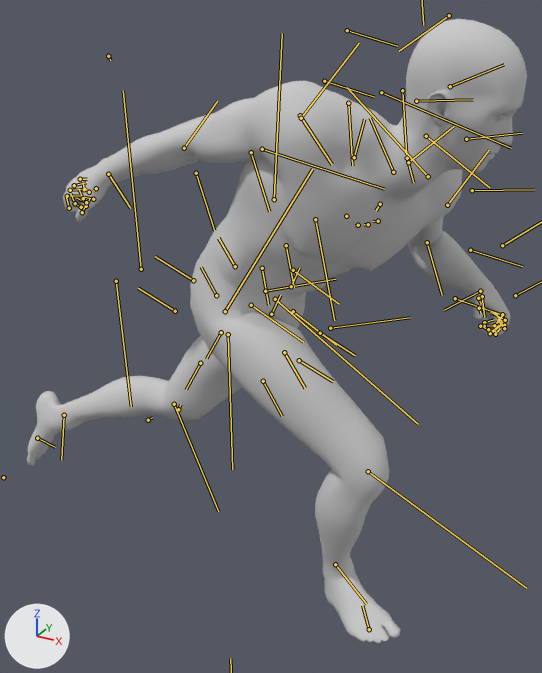
The FBX model Character/Animation/ZWM/Locmotion/Anim_ChongLoop_LR.FBX: old version first, new version second.
Before and after are seen from a camera (50 mm lens) standing at (0.848, -1.446, 1.549) and looking at (-0.003, 0.103, 0.775). Every picture has the same lights, and +X, +Y and +Z are marked at lower left. Both versions are drawn at frame 1 of the action 'Take 001'; the numbers are the values there. The bones that bend it are drawn over the model as lines.

The first picture shows 'Male_Body', 'Male_Foot', 'Male_Hand', 'Male_Head', 'Male_Leg'.
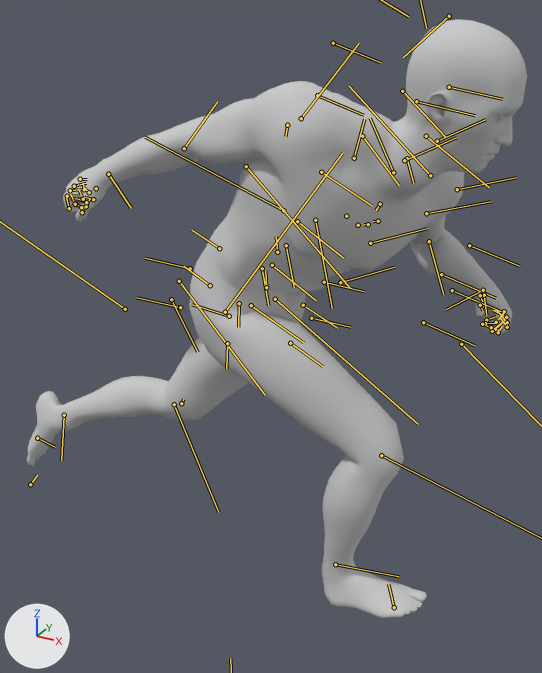
The edits, one by one:
Object 'Bip001' (bone_rig_object) moves from (0.0, -0.15, 89.69) to (0.0, -0.15, 89.62).
Bone 'Bip001 R Thigh' (bone_bip001_r_thigh) turns from (17, 19, 74) to (4, 27, 76) degrees about its own x, y and z.
Bone 'Bip001 R Foot' (bone_bip001_r_foot) turns from (6, -1, 26) to (-17, 1, 24) degrees about its own x, y and z.

Pixel boxes (x1, y1, x2, y2) of what changed, in the pictures (542 x 673 px):
'Male_Body', posed
    before: (111, 81, 482, 301)
    after: (111, 81, 484, 301)
'Male_Leg', posed
    before: (66, 249, 389, 569)
    after: (66, 249, 404, 566)
'Male_Head', posed
    before: (339, 19, 527, 256)
    after: (339, 19, 527, 257)
'Male_Foot', posed (7% wider, 10% shorter)
    before: (27, 391, 400, 644)
    after: (27, 391, 427, 618)
'Male_Hand', posed
    before: (63, 155, 510, 336)
    after: (63, 156, 512, 335)
bone 'Bip001 R Thigh', root to tip
    before: (225, 311) to (312, 169)
    after: (225, 312) to (342, 153)
bone 'Bip001 R Foot', root to tip
    before: (335, 564) to (366, 604)
    after: (335, 564) to (398, 576)
